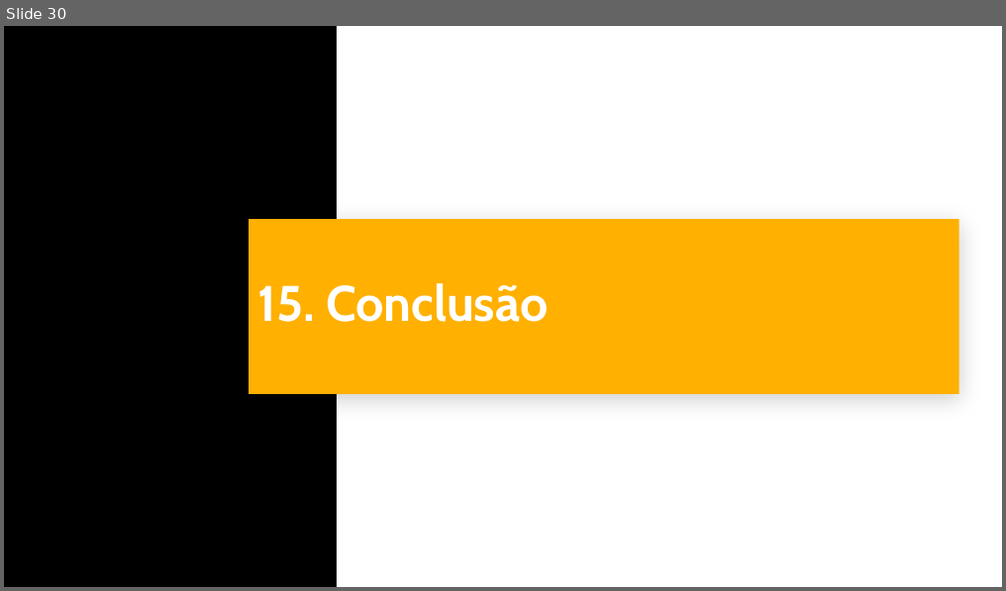
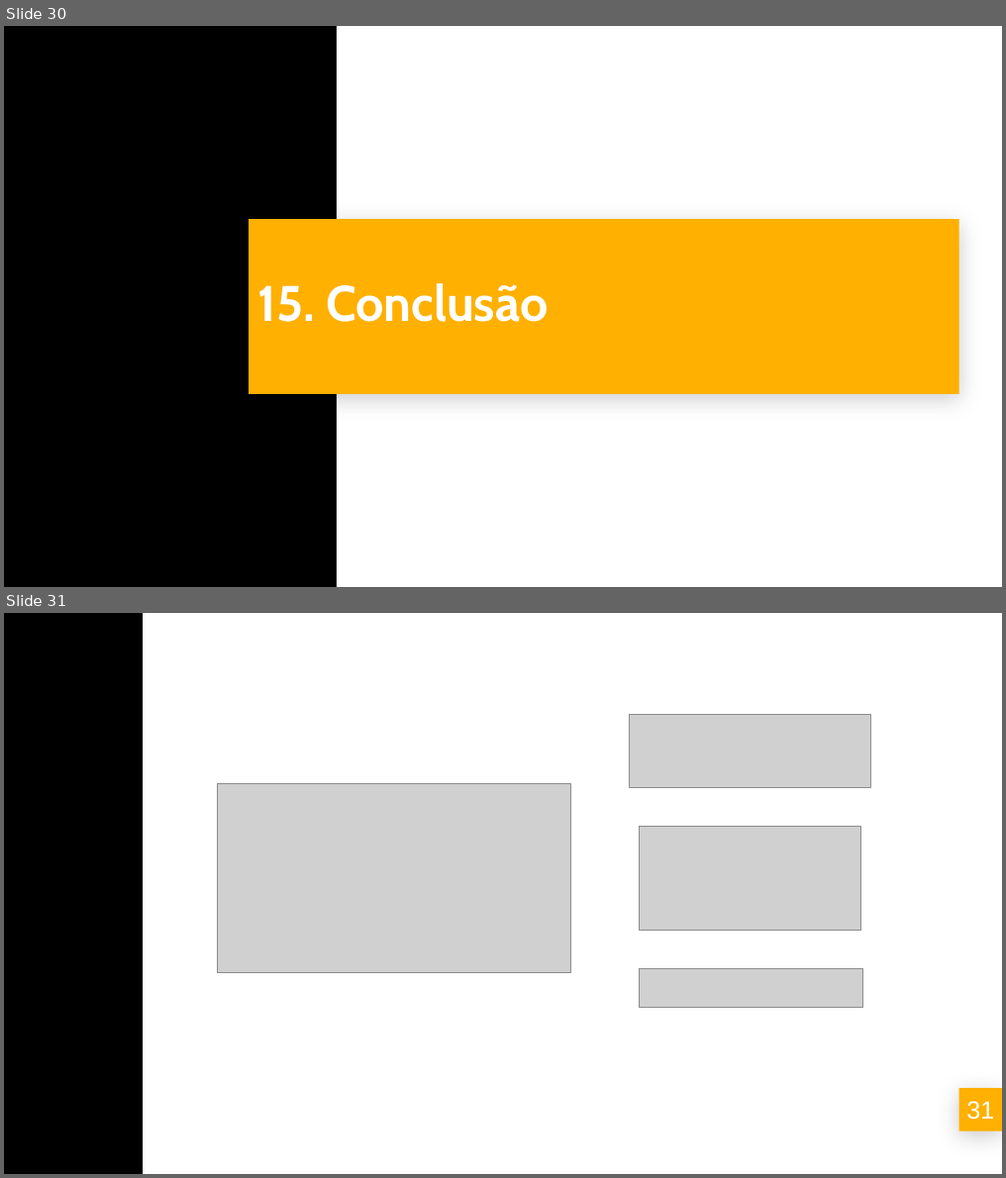
Before and after one commit to llmel/projeto2, a slide deck: documentacao/Slide/Slides Banca TCM.pptx. Shown one above the other, each under a label of ours: slide 30 before the commit, slides 30 and 31 after it. The pictures are 1006x591 and 1006x1178 pixels, drawn with LibreOffice and Linux fonts; fonts in the diff are those of the drawing; grey boxes stand for pictures. Boxes give left, top, right and bottom in pixels: in the first picture for what was removed or moved away, otherwise in the second. Text is boxed around its words. In the diff, an @@ line names an element or a change of style, - is before the commit and + after.

```diff
--- a/documentacao/Slide/Slides Banca TCM.pptx
+++ b/documentacao/Slide/Slides Banca TCM.pptx
@@ slide 31 added at (4,613,1002,1174), background #000000 @@
@@ rectangle added at (143,613,1002,1173), fill #FFFFFF @@
@@ picture added at (630,714,870,787) @@
@@ picture added at (218,783,571,972) @@
@@ picture added at (639,826,860,931) @@
@@ picture added at (639,969,862,1008) @@
@@ rectangle added at (959,1088,1002,1131), fill #FFB000 @@
@@ text added at (966,1101,994,1120), 18 pt, text #FFFFFF @@
+31
```
Also in this commit, not shown: 12 slides changed, 3 other slides added, 4 slides removed.
